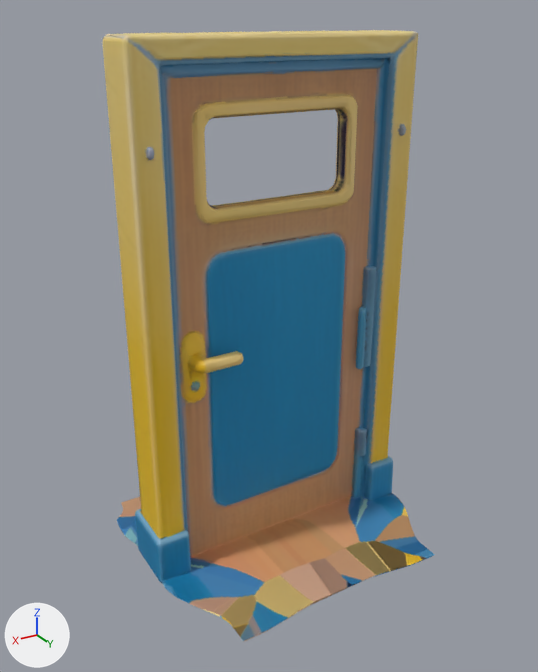
The glTF model assets/exported/final_door/final_door.glb: old version first, new version second.
One viewpoint serves both versions: a 50 mm camera at (0.703, 1.135, 0.527) aimed at (0.024, 0.005, -0.038). The axes (+X, +Y, +Z) are drawn at lower left. The lights are the same throughout. The older version comes first. Vertices at exactly the same position are counted once.

Objects in the first picture: 'qtmesh_gen3d_1_1788700271684'.
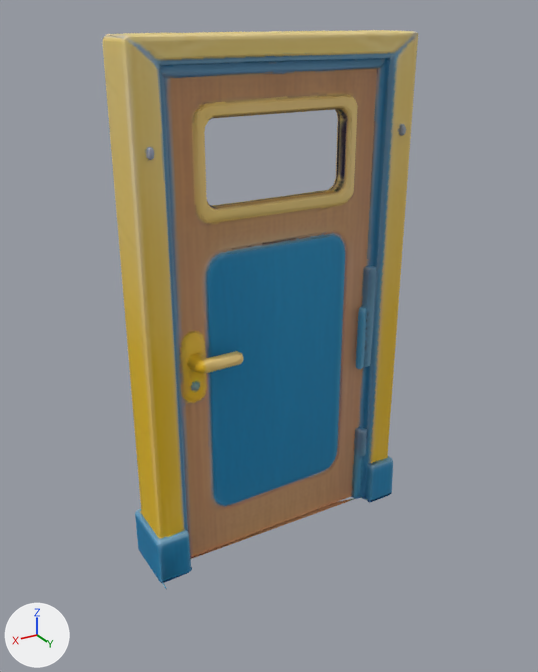
Pixel boxes [x1, y1, x2, y2] of what changed, in the pictures (538 x 672 px):
'qtmesh_gen3d_1_1788700271684', reshaped (8% shorter): before [103, 30, 435, 641]; after [103, 30, 418, 590]
part 1 of me_mesh_0, deleted: before [163, 493, 435, 641]
part 2 of me_mesh_0, deleted: before [117, 497, 141, 546]

The edits, one by one:
me_mesh_0 is used by ob_qtmesh_gen3d_1_1788700271684; location (0.0, 0.0, 0.0).
me_mesh_0 had 4925 vertices, 9942 faces and spanned x -0.299..0.299, y -0.252..0.253, z -0.502..0.502.
me_mesh_0 now has 4658 vertices, 9389 faces and spans x -0.29..0.292, y -0.09..0.063, z -0.502..0.502.
me_mesh_0 part 1: 160 vertices removed from x -0.289..0.288, y 0.046..0.253, z -0.494..-0.49.
me_mesh_0 part 2: 93 vertices removed from x -0.299..0.299, y -0.252..-0.096, z -0.496..-0.492.
Other edits to the shape of me_mesh_0 do not show in these pictures.
